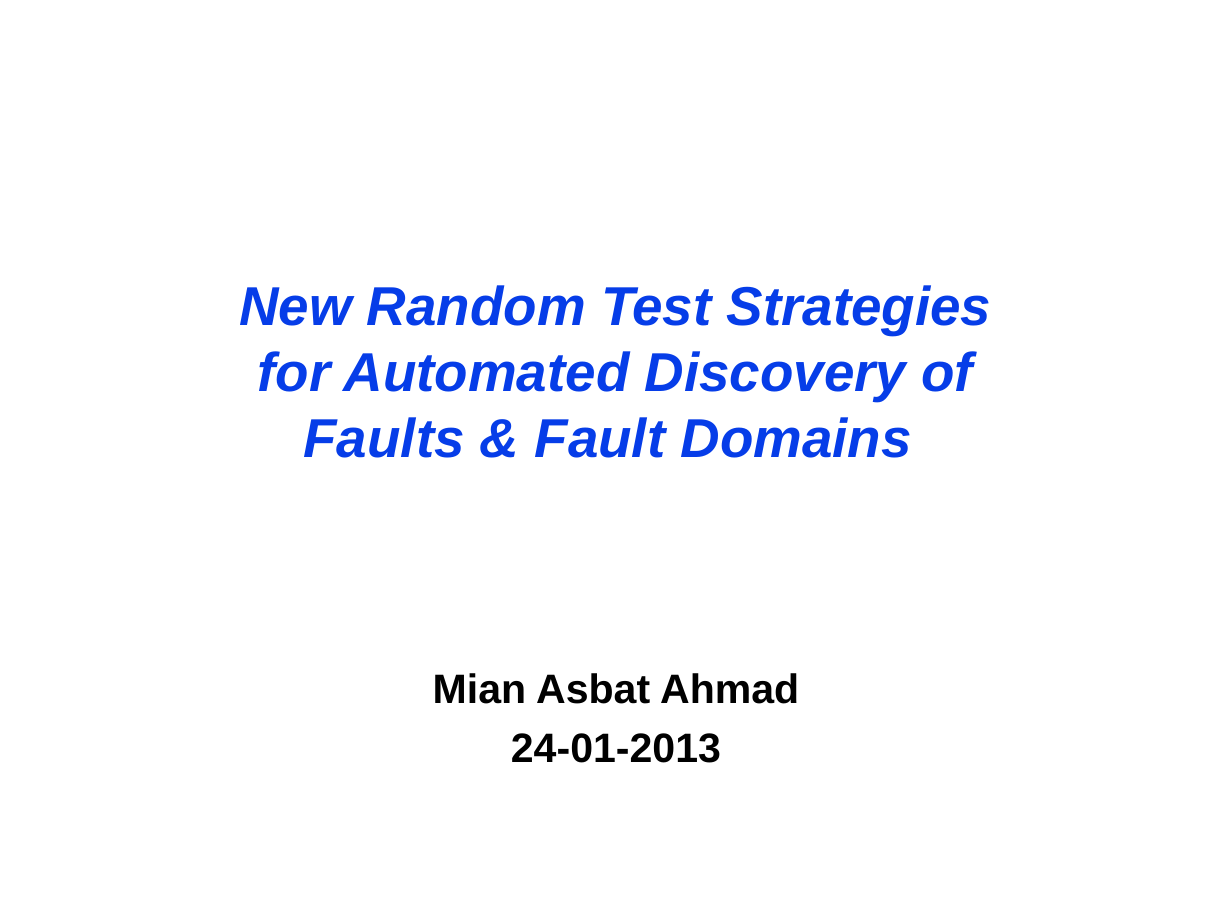
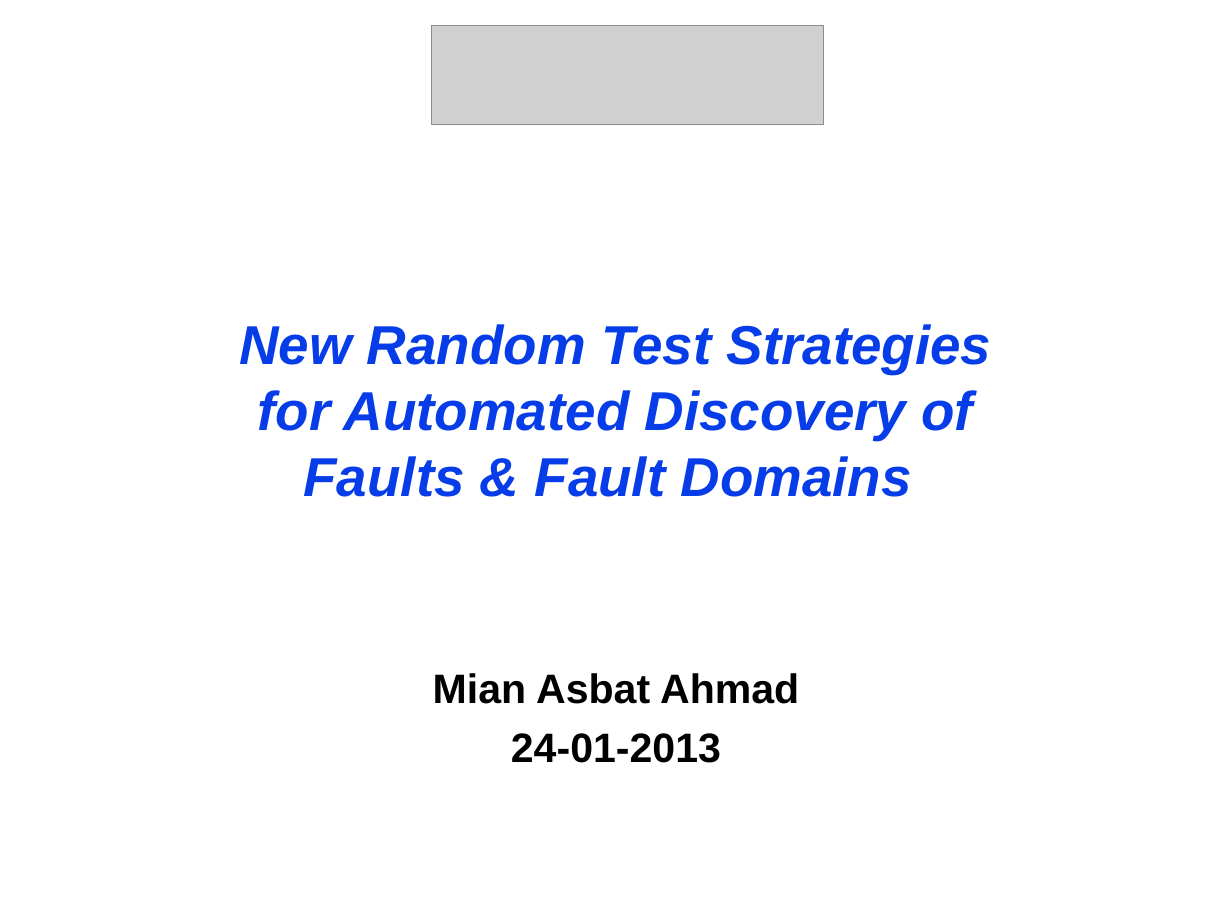
Before and after one commit to maochy/yeti-test, a slide deck: slide 1 of ThesisSeminar/ThesisSeminar.ppt. Drawn at 1232x924 pixels with LibreOffice and Linux fonts; fonts in the diff are those of the drawing; grey boxes stand for pictures. Boxes give left, top, right and bottom in pixels: in the first picture for what was removed or moved away, otherwise in the second. Text is boxed around its words. In the diff, an @@ line names an element or a change of style, - is before the commit and + after.

```diff
--- a/ThesisSeminar/ThesisSeminar.ppt
+++ b/ThesisSeminar/ThesisSeminar.ppt
@@ picture added at [431,26,823,126] @@
@@ title "New Random Test Strategies for ...": place and size @@
-title "New Random Test Strategies for ..." at [239,285,992,458]
+title "New Random Test Strategies for ..." at [239,324,992,497]
```
Also in this commit, not shown: 5 other slides changed.
